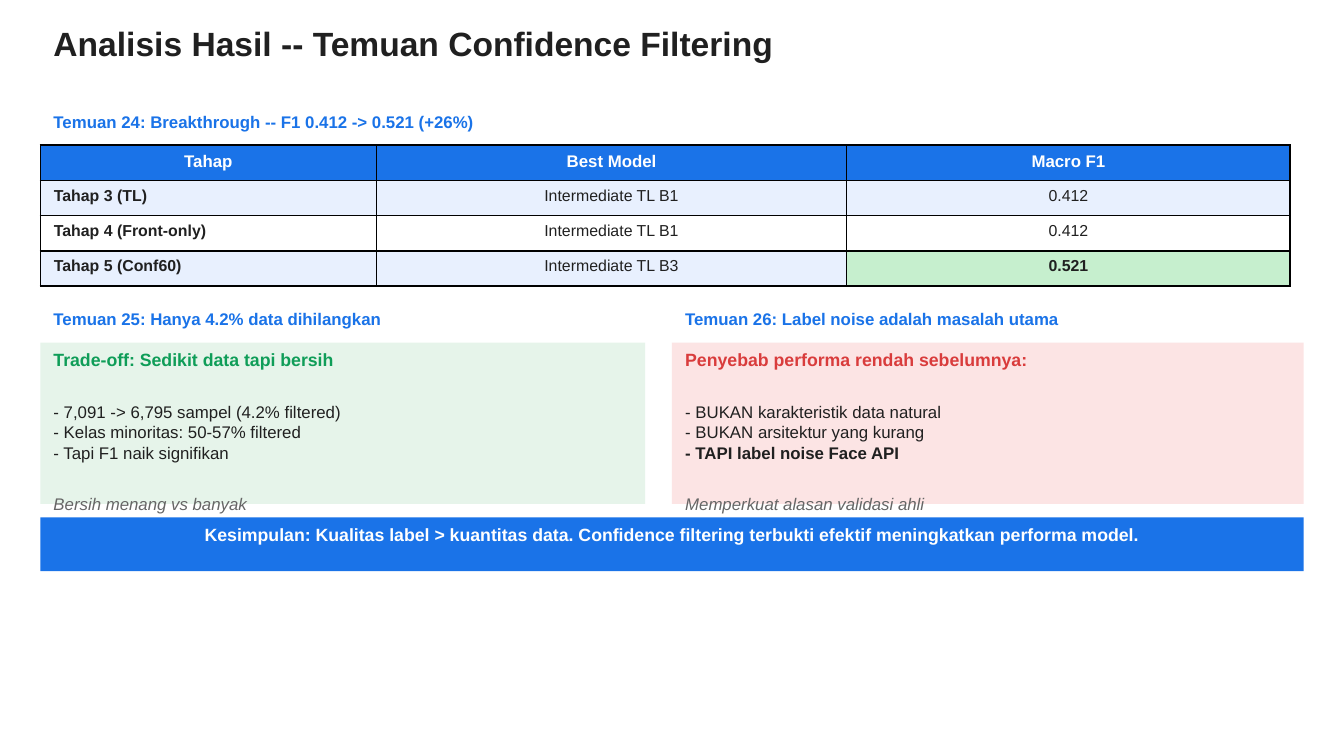
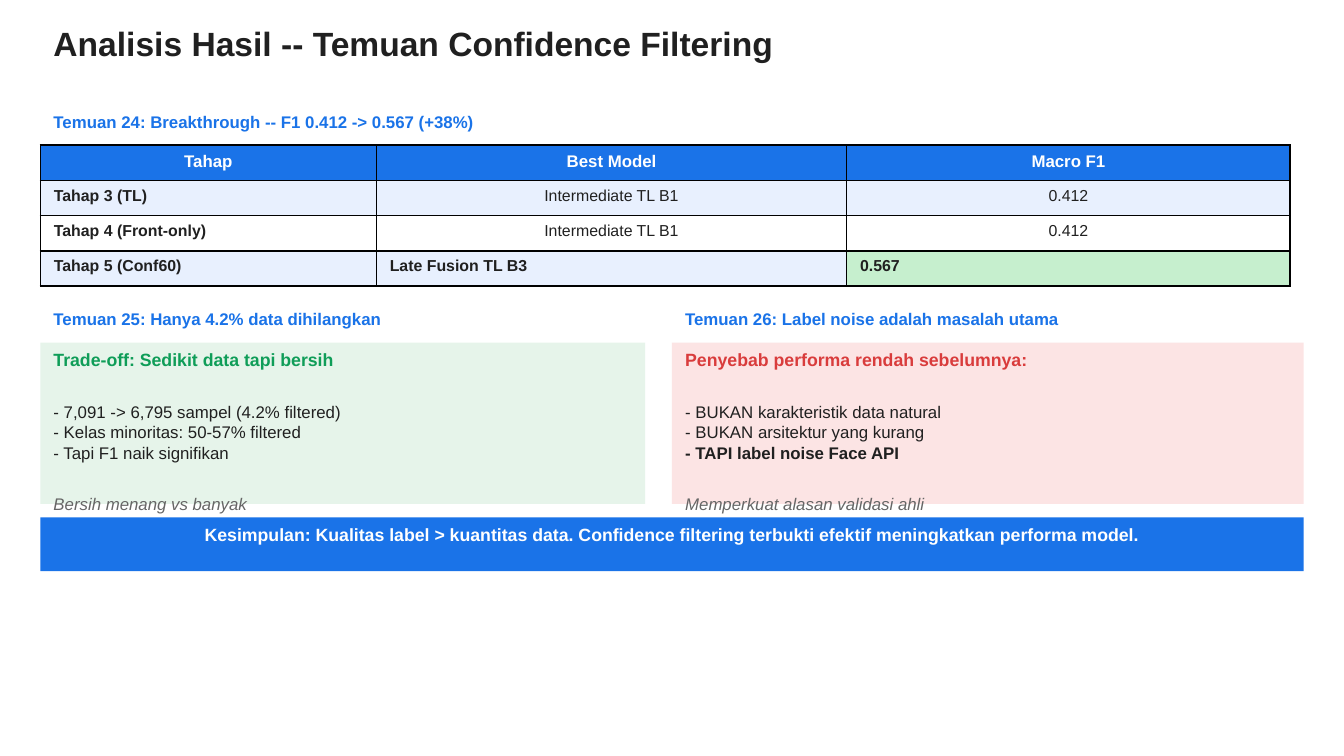
Before and after one commit to taufikhdyt01/MultimodalEmoLearn, a slide deck: slide 111 of docs/PPT Bimbingan.pptx. Drawn at 1344x756 pixels with LibreOffice and Linux fonts; fonts in the diff are those of the drawing. Boxes give left, top, right and bottom in pixels: in the first picture for what was removed or moved away, otherwise in the second. Text is boxed around its words. In the diff, an @@ line names an element or a change of style, - is before the commit and + after.

```diff
--- a/docs/PPT Bimbingan.pptx
+++ b/docs/PPT Bimbingan.pptx
@@ text at (53, 115, 474, 132): text changed @@
-Temuan 24: Breakthrough -- F1 0.412 -> 0.521 (+26%)
+Temuan 24: Breakthrough -- F1 0.412 -> 0.567 (+38%)
@@ table at (40, 145, 1290, 286) @@
-row 4, column 2: Intermediate TL B3
+row 4, column 2: Late Fusion TL B3
-row 4, column 3: 0.521
+row 4, column 3: 0.567
```
Also in this commit, not shown: 1 other slide changed, 1 other file.
